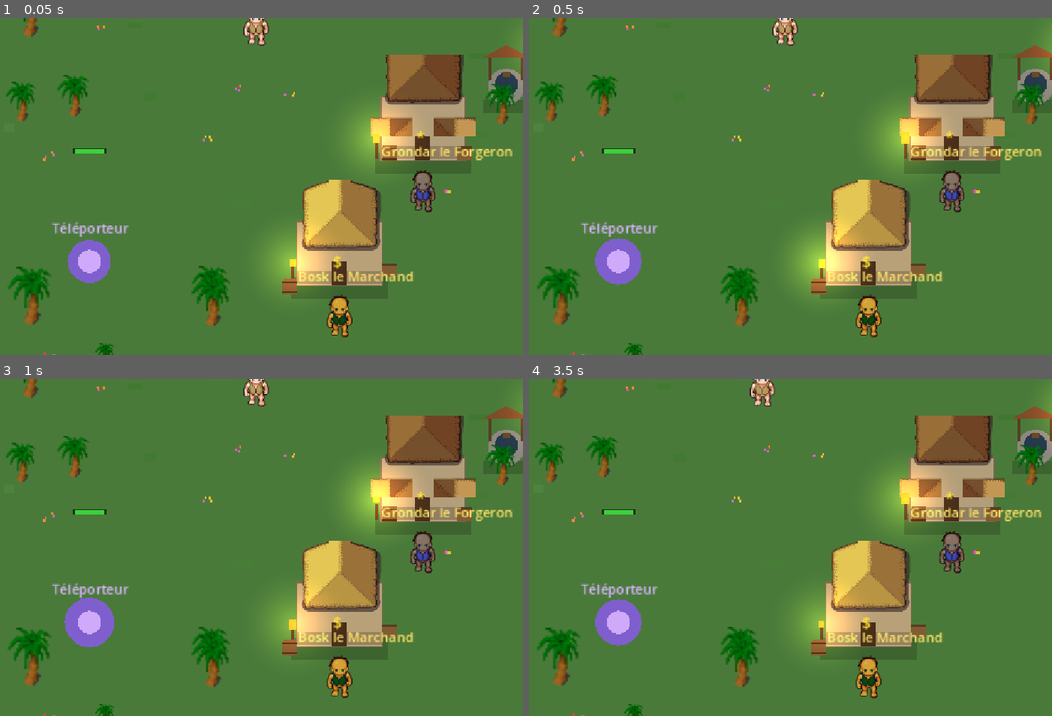
Above: before the commit, frames 1-4 (two rows, left to right).
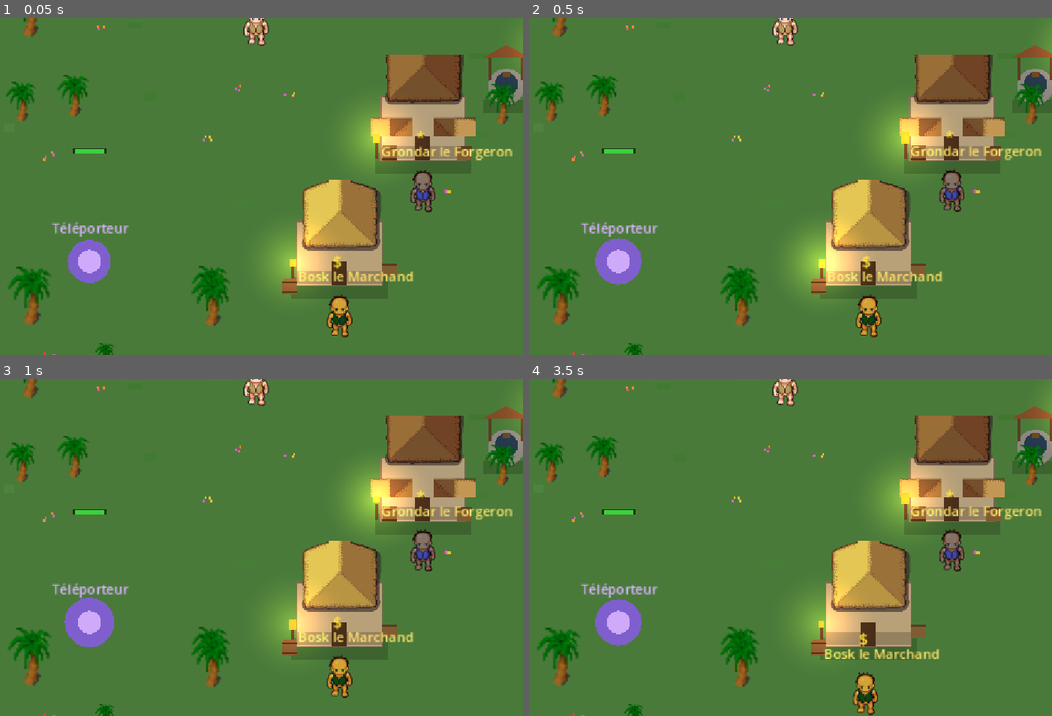
Above: after the commit, the same moments.

Repository: saintstrif13001/riendupout
Game: Godot game, scene res://scenes/World.tscn
Two runs of this game, one before a commit and one after it. Both use one fixed random seed, a clock stepped at 60 frames per second and the inputs below. This scene is started directly instead of the project's main scene.
Inputs (mouse positions are in pixels of both pictures, inside the frame that each line leads up to):
- Up to frame 1 (0.05 s): no input
- Up to frame 2 (0.5 s): no input
- Up to frame 3 (1 s): tap Enter at 0.5 s; move the mouse to (355, 530) at 0.52 s; hold D from 0.53 s (still down); tap I at 0.6 s; click (355, 530) at 0.67 s; tap Space at 0.77 s
- Up to frame 4 (3.5 s): release D at 1.25 s; drag from (633, 564) to (722, 614) at 1.27 s; move the mouse to (811, 473) at 2.02 s; hold D 2.03-2.75 s; tap O at 2.1 s; drag from (722, 614) to (570, 496) at 2.77 s

Frame 1 is identical in both runs. In frame 2, 0.2% of the frame differs, in the area x 73-98%, y 34-58%; in frame 3, 0.8%; in frame 4, 2.7%, in the area x 42-98%, y 0-100%.
Error in both runs: Invalid access to property or key 'race' on a base object of type 'Dictionary'. (res://scripts/game_state.gd:64)

Commit message:
Ajoute un decor propre a la Caverne des Ossements (cristaux, ossements, torches)
Les rochers generiques donnaient une ambiance minerale correcte mais rien ne
distinguait vraiment une grotte d'un terrain rocailleux : ni cristaux
lumineux, ni ossements (pourtant lies aux squelettes du lieu), ni torches
pour percer la penombre. Corrige au passage un bug de test preexistant dans
test_death_screen : forcer l'expiration du minuteur via "now - 1.0" pouvait
devenir negatif en headless (moteur demarre depuis moins d'une seconde), ce
qui relancait par erreur le sentinel "vient de mourir" au lieu d'expirer.

Co-Authored-By: Claude Sonnet 5 <noreply@anthropic.com>

Diff:
--- a/scripts/tools/capture.gd
+++ b/scripts/tools/capture.gd
@@ -142,6 +142,8 @@
 			_run_village_decor_test()
 		elif test_mode == "test_foret_decor":
 			_run_foret_decor_test()
+		elif test_mode == "test_caverne_decor":
+			_run_caverne_decor_test()
 		elif test_mode == "test_plaine_decor":
 			_run_plaine_decor_test()
 		elif test_mode == "test_npc_collision":
@@ -1273,6 +1275,24 @@
 	print("TEST_RESULT mushroom_and_log_polygons_in_foret=%d (attendu >= 40) fireflies_in_foret=%d (attendu >= 25) fallen_logs_in_foret=%d (attendu >= 14)"
 		% [polygons_in_foret, lights_in_foret, logs_in_foret])
 
+func _run_caverne_decor_test() -> void:
+	print("TEST_START:caverne_decor")
+	# La caverne n'avait que les rochers génériques (70, communs à toute
+	# grotte) : aucun cristal, ossement ni torche qui lui soit propre.
+	var data = root.get_node("/root/Data")
+	var decor = inst.get_node("Decor")
+	var cav = data.ZONES.caverne
+	var rock_and_crystal_polygons = 0
+	var lights_in_caverne = 0
+	var bone_colorrects = 0
+	for c in decor.get_children():
+		if c.position.x < cav.x0 or c.position.x > cav.x1: continue
+		if c is Polygon2D: rock_and_crystal_polygons += 1
+		elif c is PointLight2D: lights_in_caverne += 1
+		elif c is ColorRect and c.size.y < 3: bone_colorrects += 1 # ossements : fins et courts, contrairement aux torches
+	print("TEST_RESULT rock_and_crystal_polygons_in_caverne=%d (attendu >= 110, dont 70 rochers génériques + cristaux) crystal_and_torch_lights_in_caverne=%d (attendu >= 30) bone_colorrects_in_caverne=%d (attendu >= 55)"
+		% [rock_and_crystal_polygons, lights_in_caverne, bone_colorrects])
+
 func _run_npc_collision_test() -> void:
 	print("TEST_START:npc_collision")
 	var n = inst.npc_nodes[0]
@@ -2146,7 +2166,13 @@
 	var shows_countdown = "3" in hud.death_countdown_label.text
 	var shows_gold_lost = "or" in hud.death_countdown_label.text and inst.char_data.bloodstain.gold > 0
 
-	inst.respawn_at = Time.get_ticks_msec() / 1000.0 - 1.0 # force l'expiration du minuteur
+	# BUG DE TEST : "now - 1.0" peut devenir négatif si le moteur tourne depuis
+	# moins d'une seconde (fréquent en headless, qui traite les frames bien plus
+	# vite que le temps réel) ; handle_respawn() traite alors respawn_at < 0.0
+	# comme le sentinel "vient de mourir" et relance un compte à rebours de 3s
+	# au lieu d'expirer. Une petite valeur positive expire sans jamais être
+	# confondue avec le sentinel.
+	inst.respawn_at = 0.001
 	inst.handle_respawn(0.0)
 	var hidden_after_respawn = not hud.death_overlay.visible
 	var player_alive_again = not inst.player.dead
--- a/scripts/world.gd
+++ b/scripts/world.gd
@@ -217,6 +217,7 @@
 	build_props()
 	build_plaine_decor()
 	build_foret_decor()
+	build_caverne_decor()
 
 func build_plaine_decor() -> void:
 	# La plaine était restée plate/verte alors que le village a été détaillé —
@@ -329,6 +330,67 @@
 	var pulse = create_tween().set_loops()
 	pulse.tween_property(glow, "energy", 0.9, 0.6).set_trans(Tween.TRANS_SINE).set_delay(randf())
 	pulse.tween_property(glow, "energy", 0.15, 0.8).set_trans(Tween.TRANS_SINE)
+
+func build_caverne_decor() -> void:
+	# Les rochers génériques donnaient une ambiance minérale correcte, mais rien
+	# ne distinguait vraiment une grotte d'un simple terrain rocailleux : ni
+	# cristaux, ni ossements (pourtant thématiquement liés aux squelettes du
+	# lieu), ni lumière de torches pour percer la pénombre déjà en place
+	# (ZONE_LIGHT.caverne).
+	var cav = Data.ZONES.caverne
+	seed(4488)
+	for i in range(24):
+		var x = randi_range(int(cav.x0) + 60, int(cav.x1) - 60)
+		var y = randi_range(120, int(Data.WORLD_HEIGHT) - 60)
+		_spawn_crystal_cluster(x, y)
+	for i in range(20):
+		var x = randi_range(int(cav.x0) + 60, int(cav.x1) - 60)
+		var y = randi_range(120, int(Data.WORLD_HEIGHT) - 60)
+		_spawn_bone_pile(x, y)
+	for i in range(12):
+		var x = randi_range(int(cav.x0) + 80, int(cav.x1) - 80)
+		var y = randi_range(120, int(Data.WORLD_HEIGHT) - 60)
+		_spawn_torch(x, y)
+
+func _spawn_crystal_cluster(x: int, y: int) -> void:
+	var count = randi_range(2, 3)
+	var base_hue = Color(0.4, 0.75, 0.95) if randf() < 0.5 else Color(0.75, 0.45, 0.95)
+	for i in range(count):
+		var ox = randf_range(-6, 6)
+		var oy = randf_range(-3, 3)
+		var h = randf_range(10, 18)
+		var w = h * 0.4
+		var shard = Polygon2D.new()
+		shard.polygon = PackedVector2Array([
+			Vector2(0, -h), Vector2(w, -h * 0.3), Vector2(w * 0.6, 0), Vector2(-w * 0.6, 0), Vector2(-w, -h * 0.3)
+		])
+		shard.color = base_hue.lightened(randf_range(-0.1, 0.2))
+		shard.position = Vector2(x + ox, y + oy)
+		shard.z_index = int(y)
+		$Decor.add_child(shard)
+	var glow = PointLight2D.new()
+	glow.texture = _radial_light_texture()
+	glow.position = Vector2(x, y - 8)
+	glow.color = base_hue
+	glow.energy = 0.7
+	glow.texture_scale = 0.8
+	glow.z_index = int(y) + 2
+	$Decor.add_child(glow)
+	var pulse = create_tween().set_loops()
+	pulse.tween_property(glow, "energy", 1.0, 1.2).set_trans(Tween.TRANS_SINE).set_delay(randf())
+	pulse.tween_property(glow, "energy", 0.5, 1.4).set_trans(Tween.TRANS_SINE)
+
+func _spawn_bone_pile(x: int, y: int) -> void:
+	var count = randi_range(3, 5)
+	for i in range(count):
+		var bone = ColorRect.new()
+		bone.color = Color(0.82, 0.8, 0.72)
+		var bone_len = randf_range(6, 12)
+		bone.size = Vector2(bone_len, 2)
+		bone.position = Vector2(x + randf_range(-8, 8) - bone_len / 2.0, y + randf_range(-5, 5))
+		bone.rotation = randf_range(0, PI)
+		bone.z_index = int(y)
+		$Decor.add_child(bone)
 
 func _spawn_hay_bale(x: int, y: int) -> void:
 	var bale = Polygon2D.new()
